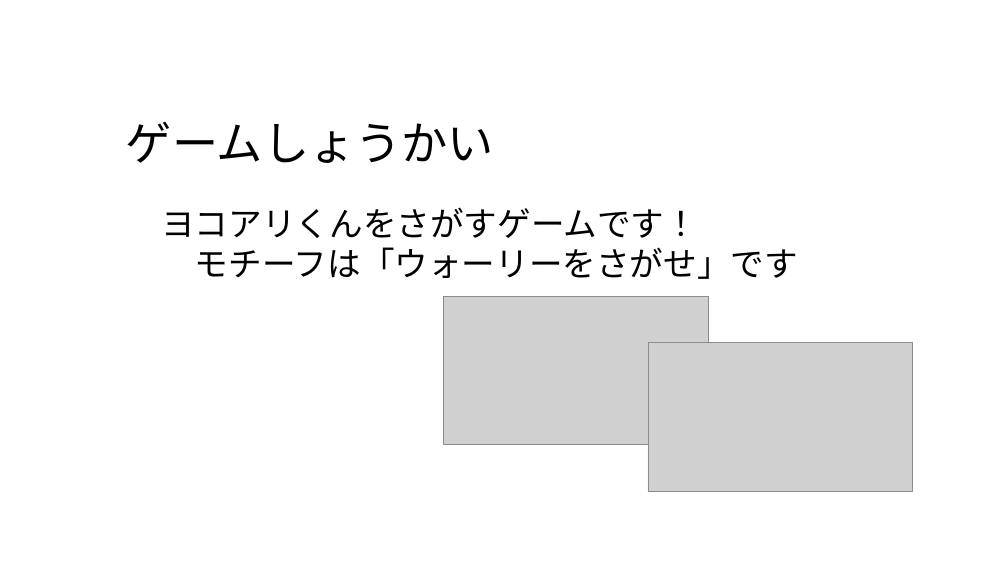
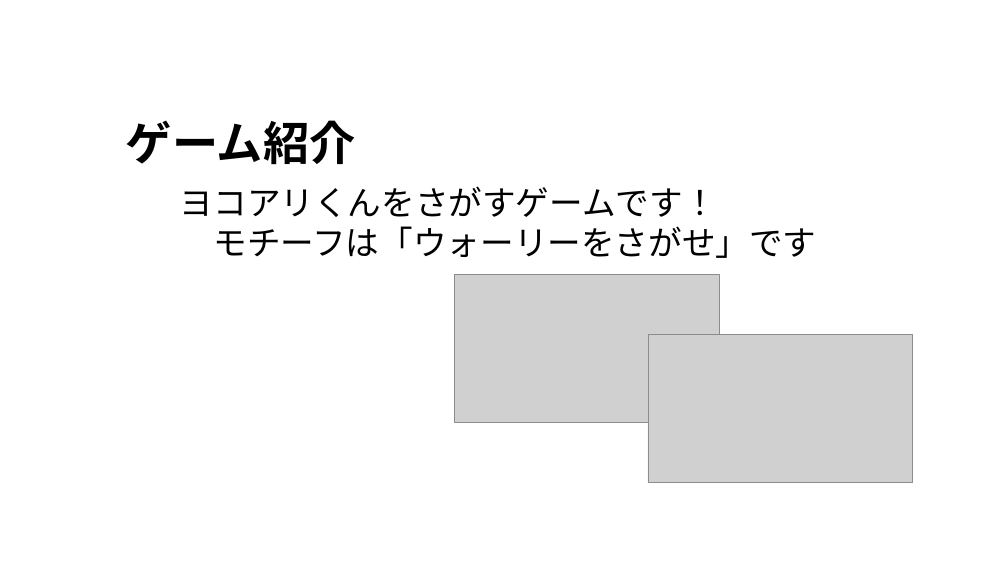
Before and after one commit to alto1412/Yokoari1207, a slide deck: slide 3 of よこありくんのプレゼン.pptx. Drawn at 1008x567 pixels with LibreOffice and Linux fonts; fonts in the diff are those of the drawing; grey boxes stand for pictures; background and template pictures are left out. Boxes give left, top, right and bottom in pixels: in the first picture for what was removed or moved away, otherwise in the second. Text is boxed around its words. In the diff, an @@ line names an element or a change of style, - is before the commit and + after.

```diff
--- a/よこありくんのプレゼン.pptx
+++ b/よこありくんのプレゼン.pptx
@@ title at (126, 120, 356, 164): text changed; bold on @@
-ゲームしょうかい
+ゲーム紹介
@@ text "ヨコアリくんをさがすゲームです！": place and size @@
-text "ヨコアリくんをさがすゲームです！" at (161, 207, 798, 279)
+text "ヨコアリくんをさがすゲームです！" at (180, 186, 816, 258)
@@ picture: place and size @@
-picture at (444, 297, 709, 445)
+picture at (454, 274, 719, 422)
@@ picture: place and size @@
-picture at (648, 343, 913, 492)
+picture at (648, 334, 913, 483)
```
Also in this commit, not shown: 6 other slides changed, 1 slide added, 1 slide removed.
